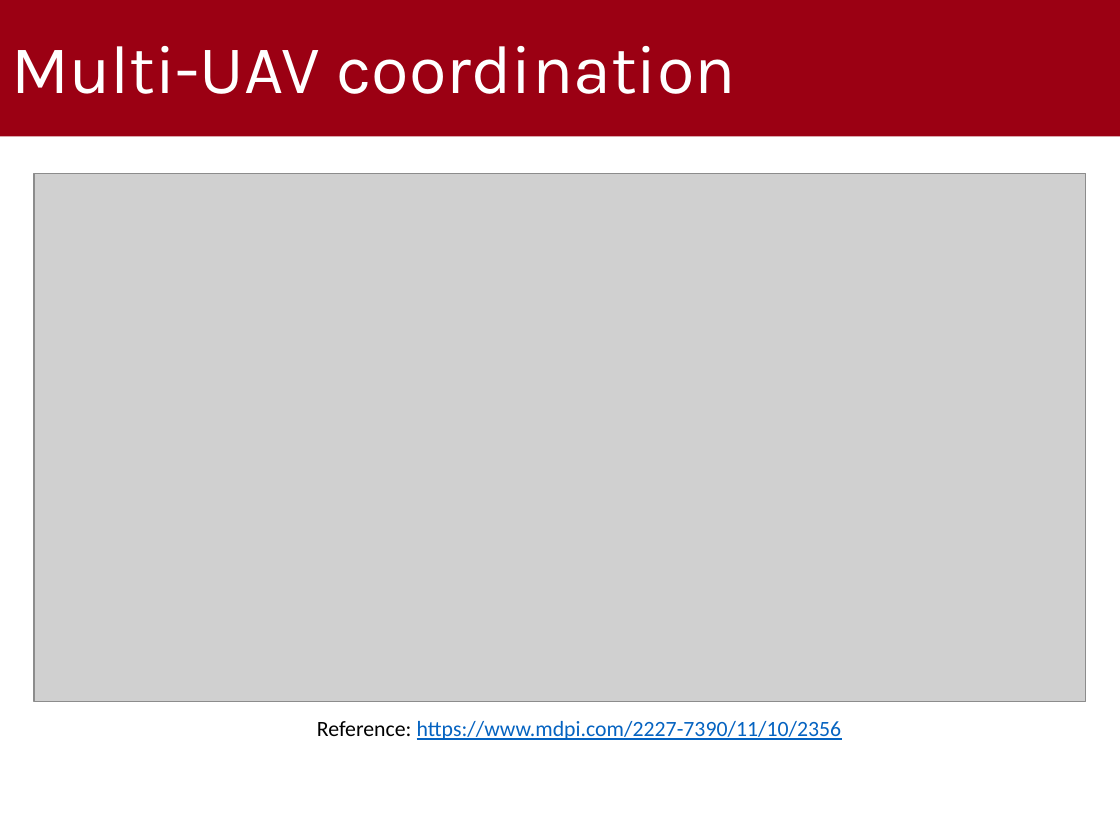
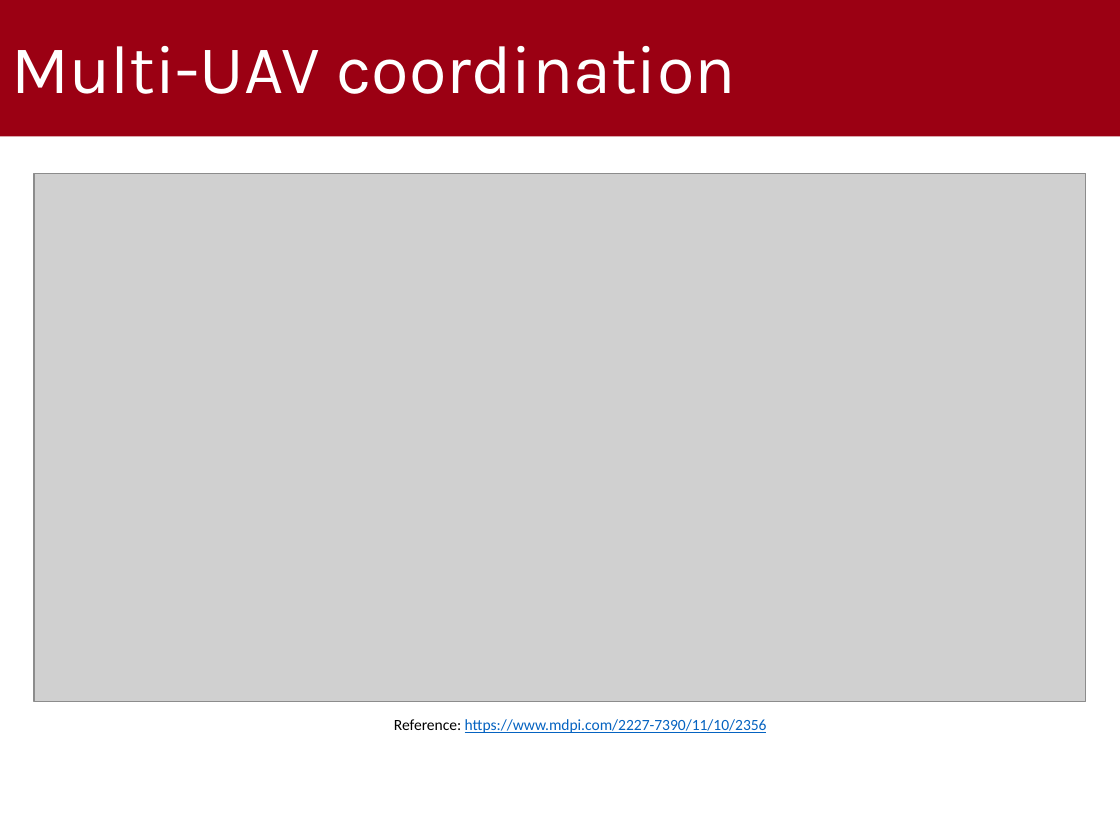
Before and after one commit to gabrielrovesti/WNMA-UAV-Route-Planning-Survey, a slide deck: slide 12 of 2 - Slides/UAV Route Planning Strategies.pptx. Drawn at 1120x840 pixels with LibreOffice and Linux fonts; fonts in the diff are those of the drawing; grey boxes stand for pictures; background and template pictures are left out. Boxes give left, top, right and bottom in pixels: in the first picture for what was removed or moved away, otherwise in the second. Text is boxed around its words. In the diff, an @@ line names an element or a change of style, - is before the commit and + after.

```diff
--- a/2 - Slides/UAV Route Planning Strategies.pptx
+++ b/2 - Slides/UAV Route Planning Strategies.pptx
@@ text "Reference: https://www.mdpi.com/2227-7390/11/10/2356" at (394,719,767,733): size 14 to 10 pt @@
```
Also in this commit, not shown: 18 other slides changed, 1 slide added, 1 slide removed, 1 other file.
